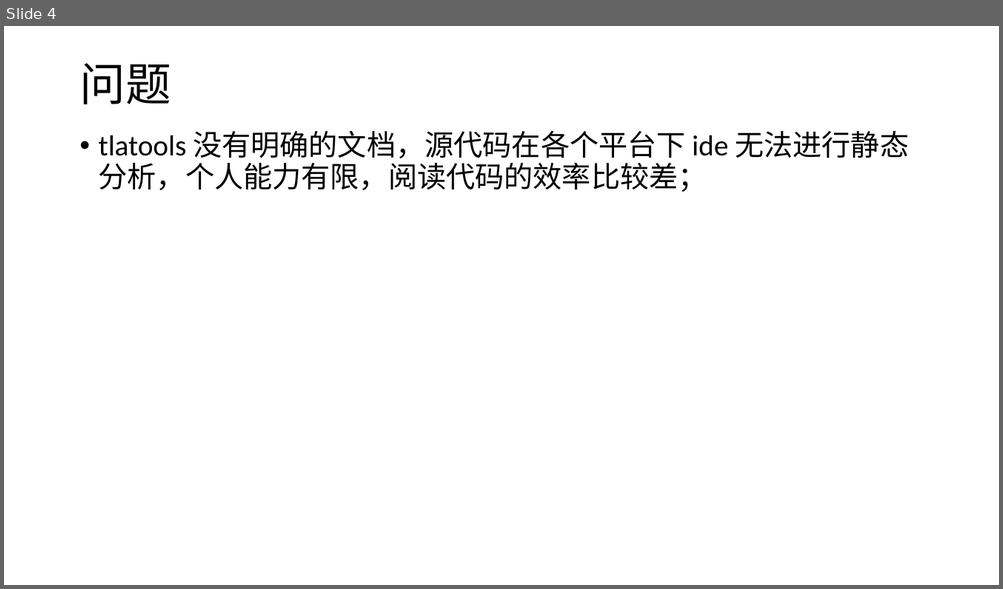
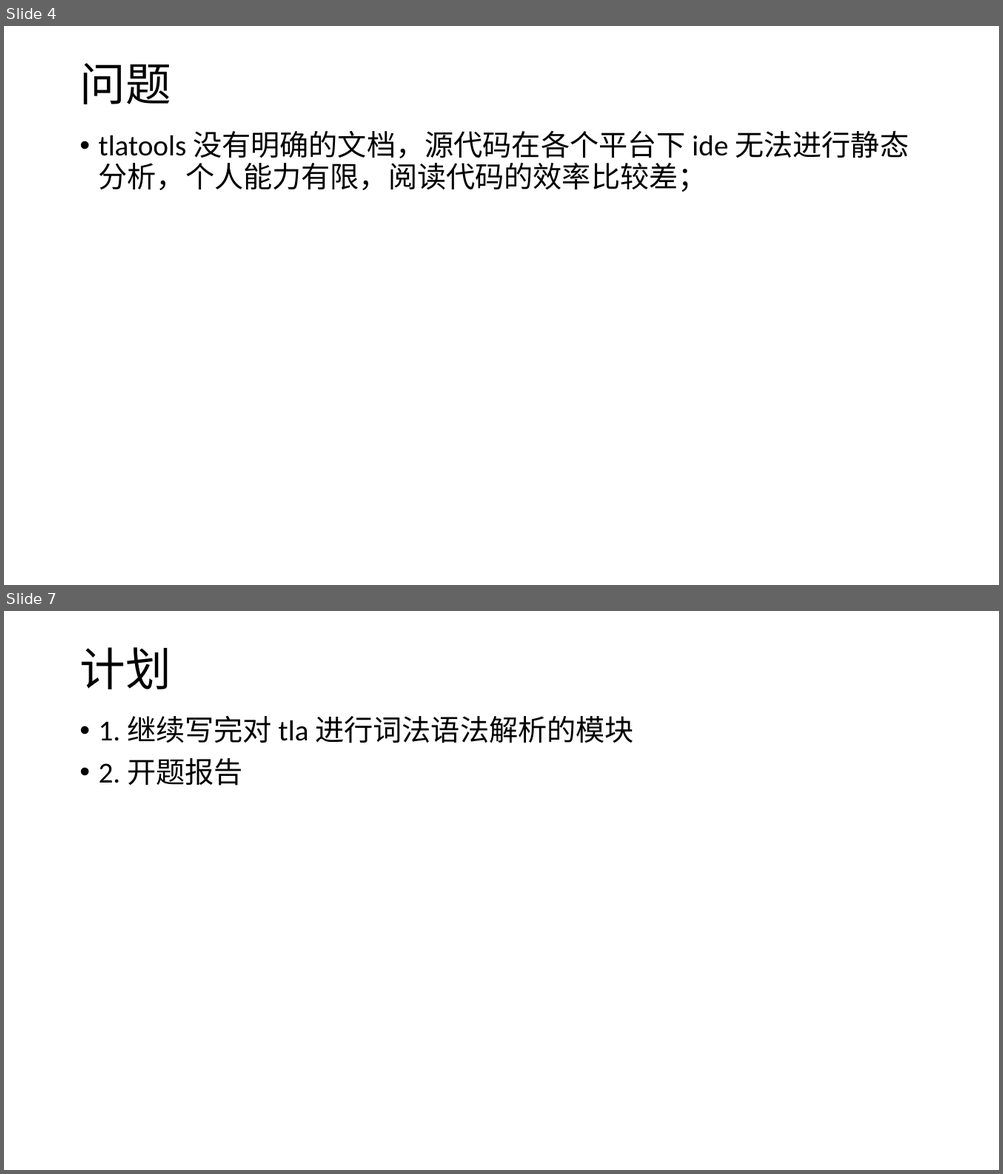
Before and after one commit to ZhangJihua0327/bachelor-thesis, a slide deck: ZhangJihua-weekly-report.pptx. Shown one above the other, each under a label of ours: slide 4 before the commit, slides 4 and 7 after it; the slides between them are not shown. The pictures are 1003x589 and 1003x1174 pixels, drawn with LibreOffice and Linux fonts; fonts in the diff are those of the drawing. Boxes give left, top, right and bottom in pixels: in the first picture for what was removed or moved away, otherwise in the second. Text is boxed around its words. In the diff, an @@ line names an element or a change of style, - is before the commit and + after.

```diff
--- a/ZhangJihua-weekly-report.pptx
+++ b/ZhangJihua-weekly-report.pptx
@@ slide 7 added at <box>4,611,999,1170</box>, background #FFFFFF @@
@@ title added at <box>79,647,170,689</box>, 44 pt, text #000000 @@
+计划
@@ text added at <box>99,716,634,786</box>, 28 pt, text #000000 @@
+• 1. 继续写完对 tla 进行词法语法解析的模块
+• 2. 开题报告
```
Also in this commit, not shown: 3 other slides added.
